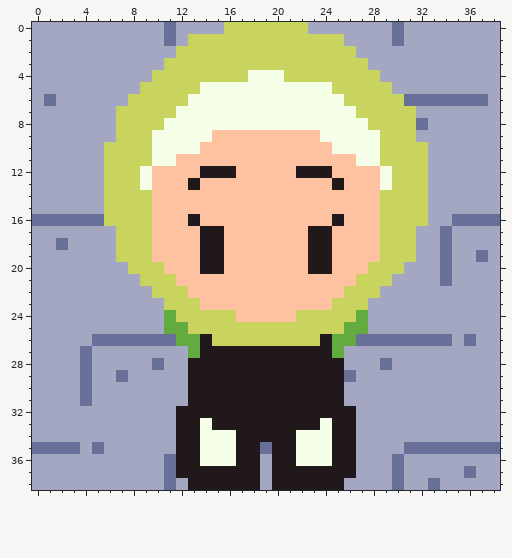
Pixel-art file: Images/sokobam.aseprite. This is how it looked before the edit.
39x39 pixels, 1 frame.
The same view after the edit:
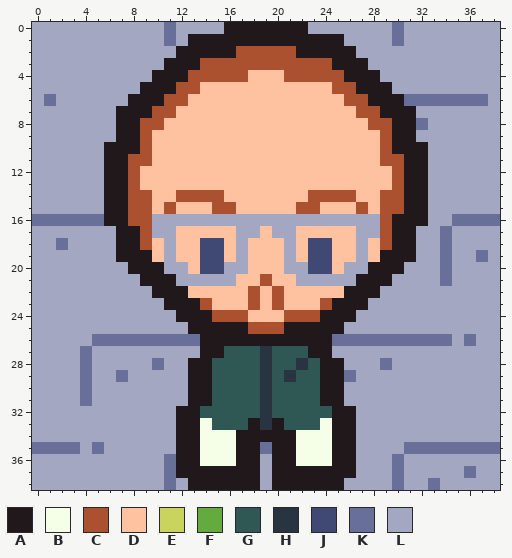
Palette (. is transparent): A #21181b  B #f5ffe8  C #ab5130  D #ffc2a1  E #c8d45d  F #63ab3f  G #2f5753  H #283540  J #404973  K #686f99  L #a3a7c2
Changes in this commit:
layer "hero2" now hidden
layer "hero3" now hidden
y 0: x 16..22 EEEEEEE -> AAAAAAA
y 1: x 13..25 EEEEEEEEEEEEE -> AAAAAAAAAAAAA
y 2: x 12..26 EEEEEEEEEEEEEEE -> AAAAACCCCCAAAAA
y 3: x 11..27 EEEEEEEEEEEEEEEEE -> AAACCCCCCCCCCCAAA
y 4: x 10..28 EEEEEEEEBBBEEEEEEEE -> AAACCCCCDDDCCCCCAAA
y 5: x 9..29 EEEEEBBBBBBBBBBBEEEEE -> AAACCDDDDDDDDDDDCCAAA
y 6: x 8..30 EEEEEBBBBBBBBBBBBBEEEEE -> AAACCDDDDDDDDDDDDDCCAAA
y 7: x 7..31 EEEEEBBBBBBBBBBBBBBBEEEEE -> AAACCDDDDDDDDDDDDDDDCCAAA
y 8: x 7..31 EEEEBBBBBBBBBBBBBBBBBEEEE -> AACCDDDDDDDDDDDDDDDDDCCAA
y 9: x 7..14 EEEBBBBB -> AACDDDDD; x 24..31 BBBBBEEE -> DDDDDCAA
y 10: x 6..13 EEEEBBBB -> AAACDDDD; x 25..32 BBBBEEEE -> DDDDCAAA
y 11: x 6..11 EEEEBB -> AACCDD; x 27..32 BBEEEE -> DDCCAA
y 12: x 6..9 EEEB -> AACD; x 14..16 AAA -> DDD; x 22..24 AAA -> DDD; x 29..32 BEEE -> DCAA
y 13: x 6..9 EEEB -> AACD; x 13 A -> D; x 25 A -> D; x 29..32 BEEE -> DCAA
y 14: x 6..9 EEEE -> AACC; x 12..15 DDDD -> CCCC; x 23..26 DDDD -> CCCC; x 29..32 EEEE -> CCAA
y 15: x 6..9 EEEE -> AACC; x 11 D -> C; x 15..16 DD -> CC; x 22..23 DD -> CC; x 27 D -> C; x 29..32 EEEE -> CCAA
y 16: x 6..32 EEEEDDDADDDDDDDDDDDADDDEEEE -> AACCLLLLLLLLLLLLLLLLLLLCAAA
y 17: x 7..11 EEEDD -> AACLL; x 14..15 AA -> DD; x 17..18 DD -> LL; x 20..21 DD -> LL; x 23..24 AA -> DD; x 27..31 DDEEE -> LLCAA
y 18: x 7..9 EEE -> AAC; x 11 D -> L; x 14..15 AA -> JJ; x 17 D -> L; x 21 D -> L; x 23..24 AA -> JJ; x 27 D -> L; x 29..31 EEE -> CAA
y 19: x 7..9 EEE -> AAA; x 11 D -> L; x 14..15 AA -> JJ; x 17 D -> L; x 21 D -> L; x 23..24 AA -> JJ; x 27 D -> L; x 29..31 EEE -> AAA
y 20: x 8..12 EEEDD -> AAALL; x 14..17 AADD -> JJLL; x 21..24 DDAA -> LLJJ; x 26..30 DDEEE -> LLAAA
y 21: x 9..16 EEEDDDDD -> AAALLLLL; x 19 D -> C; x 22..29 DDDDDEEE -> LLLLLAAA
y 22: x 10..12 EEE -> AAA; x 18 D -> C; x 20 D -> C; x 26..28 EEE -> AAA
y 23: x 11..14 EEED -> AAAC; x 18 D -> C; x 20 D -> C; x 24..27 DEEE -> CAAA
y 24: x 11..17 FEEEEED -> LAAACCC; x 21..27 DEEEEEF -> CCCAAAL
y 25: x 11..27 FFEEEEEEEEEEEEEFF -> LLAAAAACCCAAAAALL
y 26: x 12..13 FF -> KK; x 15..23 EEEEEEEEE -> AAAAAAAAA; x 25..26 FF -> KK
y 27: x 13 F -> L; x 16..22 AAAAAAA -> GGGHGGG; x 25 F -> L
y 28: x 15..23 AAAAAAAAA -> GGGGHGGHG
y 29: x 15..23 AAAAAAAAA -> GGGGHGHGG
y 30..31: x 15..23 AAAAAAAAA -> GGGGHGGGG
y 32: x 14..24 AAAAAAAAAAA -> GGGGGHGGGGG
y 33: x 15..17 AAA -> GGG; x 19 A -> H; x 21..23 AAA -> GGG
Boxes around the changes in both pictures, in picture pixels (x1, y1, x2, y2):
changed: (104, 22, 428, 430)
